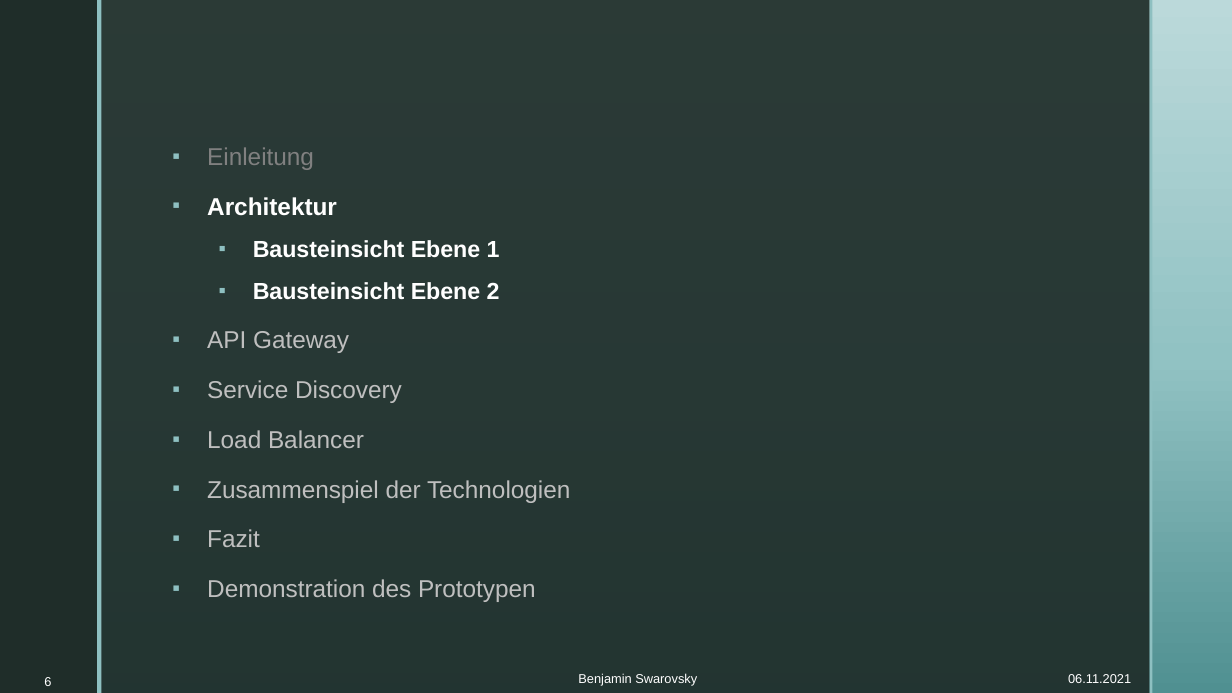
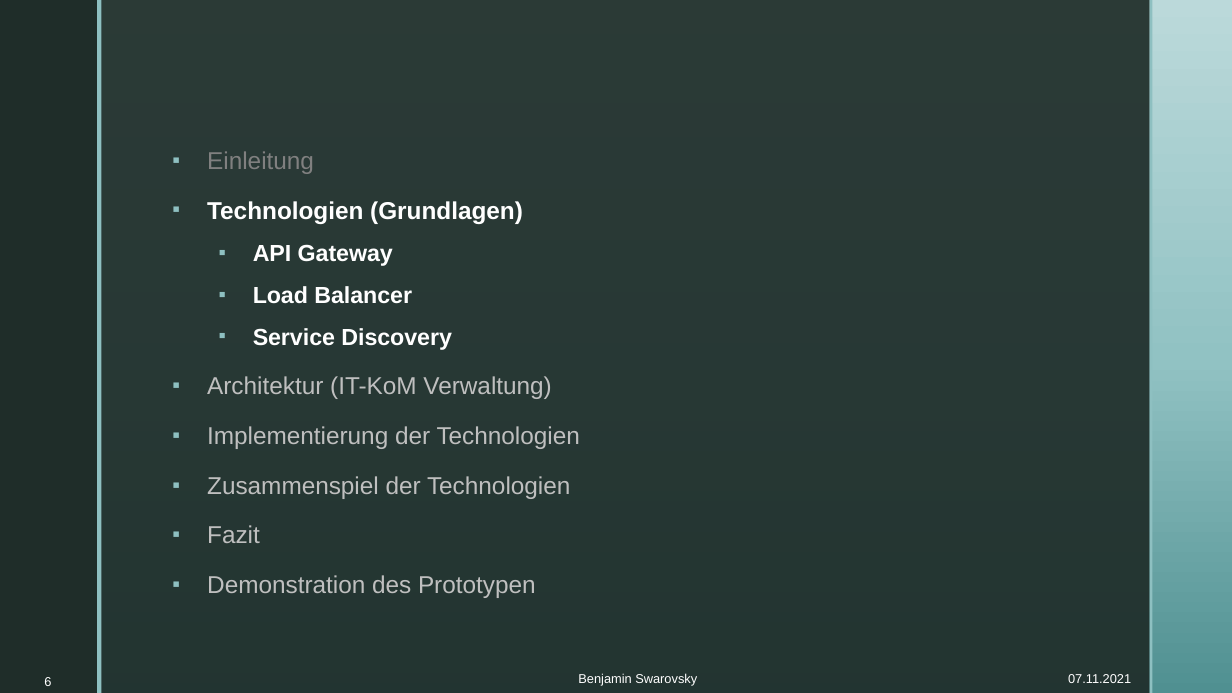
Before and after one commit to BenjaminS01/Abschluss, a slide deck: slide 6 of Vortrag.pptx. Drawn at 1232x693 pixels with LibreOffice and Linux fonts; fonts in the diff are those of the drawing; background and template pictures are left out. Boxes give left, top, right and bottom in pixels: in the first picture for what was removed or moved away, otherwise in the second. Text is boxed around its words. In the diff, an @@ line names an element or a change of style, - is before the commit and + after.

```diff
--- a/Vortrag.pptx
+++ b/Vortrag.pptx
@@ text at <box>207,201,523,224</box>: text changed; size 18.1 to 19 pt @@
-▪ Architektur
-  ▪ Bausteinsicht Ebene 1
-  ▪ Bausteinsicht Ebene 2
+▪ Technologien (Grundlagen)
@@ text at <box>253,244,452,350</box>: size 19 to 18.1 pt, text colour #BFBFBF to #FFFFFF, bold on in "API Gateway", "Service Discovery"; list level 1 to 2 in "API Gateway"; list level 1 to 2 in "Service Discovery" @@
@@ text at <box>253,286,412,304</box>: paragraph added @@
+  ▪ Load Balancer
@@ text at <box>207,376,580,449</box>: text changed @@
-▪ Load Balancer
+▪ Architektur (IT-KoM Verwaltung)
+▪ Implementierung der Technologien
@@ text at <box>1068,674,1131,683</box>: text changed @@
-06.11.2021
+07.11.2021
```
Also in this commit, not shown: 26 other slides changed, 1 slide added, 1 other file.
